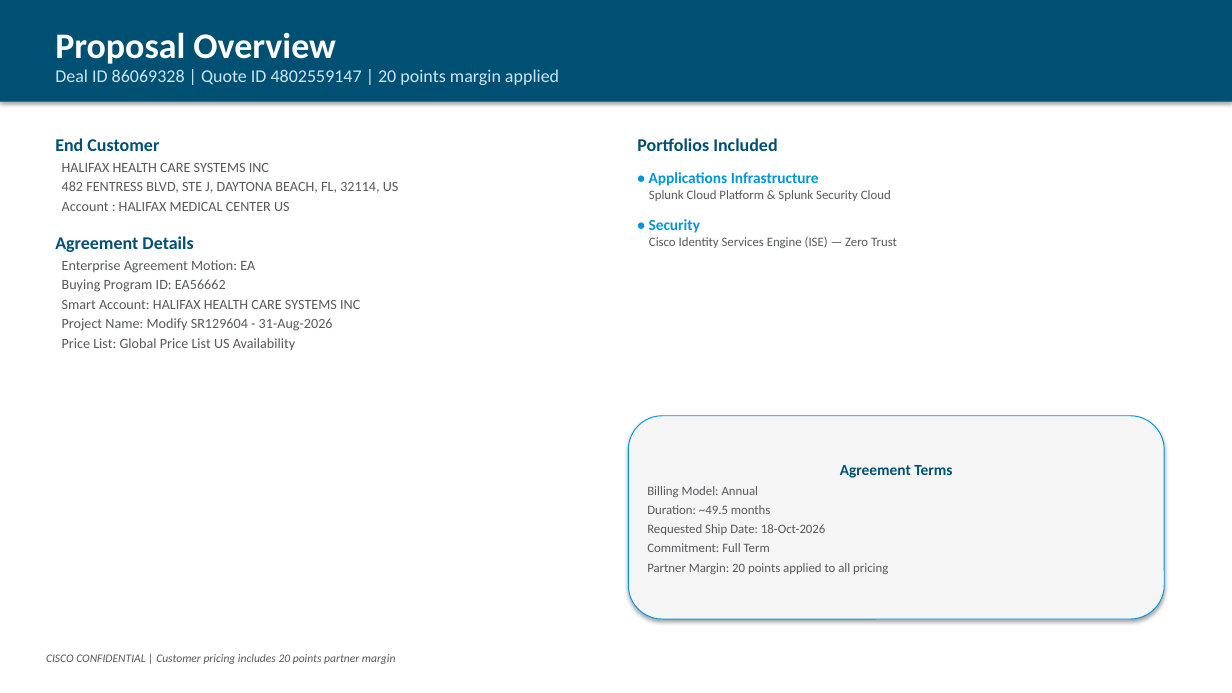
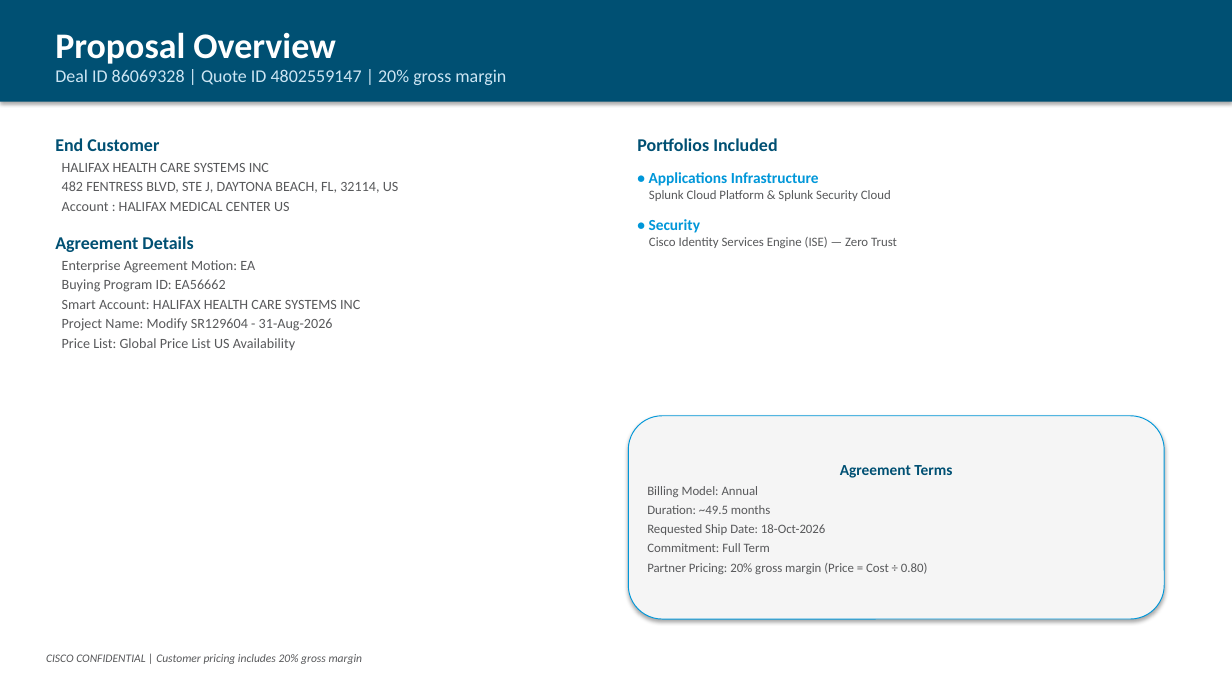
Before and after one commit to chchilds/cxvx, a slide deck: slide 2 of output/HALIFAX_HEALTH_CARE_SYSTEMS_INC_EA_Proposal_9327623.pptx. Drawn at 1232x693 pixels with LibreOffice and Linux fonts; fonts in the diff are those of the drawing. Boxes give left, top, right and bottom in pixels: in the first picture for what was removed or moved away, otherwise in the second. Text is boxed around its words. In the diff, an @@ line names an element or a change of style, - is before the commit and + after.

```diff
--- a/output/HALIFAX_HEALTH_CARE_SYSTEMS_INC_EA_Proposal_9327623.pptx
+++ b/output/HALIFAX_HEALTH_CARE_SYSTEMS_INC_EA_Proposal_9327623.pptx
@@ text at <box>55,69,506,85</box>: text changed @@
-Deal ID 86069328 | Quote ID 4802559147 | 20 points margin applied
+Deal ID 86069328 | Quote ID 4802559147 | 20% gross margin
@@ text in rounded rectangle at <box>647,563,928,574</box>: text changed @@
-Partner Margin: 20 points applied to all pricing
+Partner Pricing: 20% gross margin (Price = Cost ÷ 0.80)
@@ text at <box>46,654,363,664</box>: text changed @@
-CISCO CONFIDENTIAL | Customer pricing includes 20 points partner margin
+CISCO CONFIDENTIAL | Customer pricing includes 20% gross margin
```
Also in this commit, not shown: 7 other slides changed.
